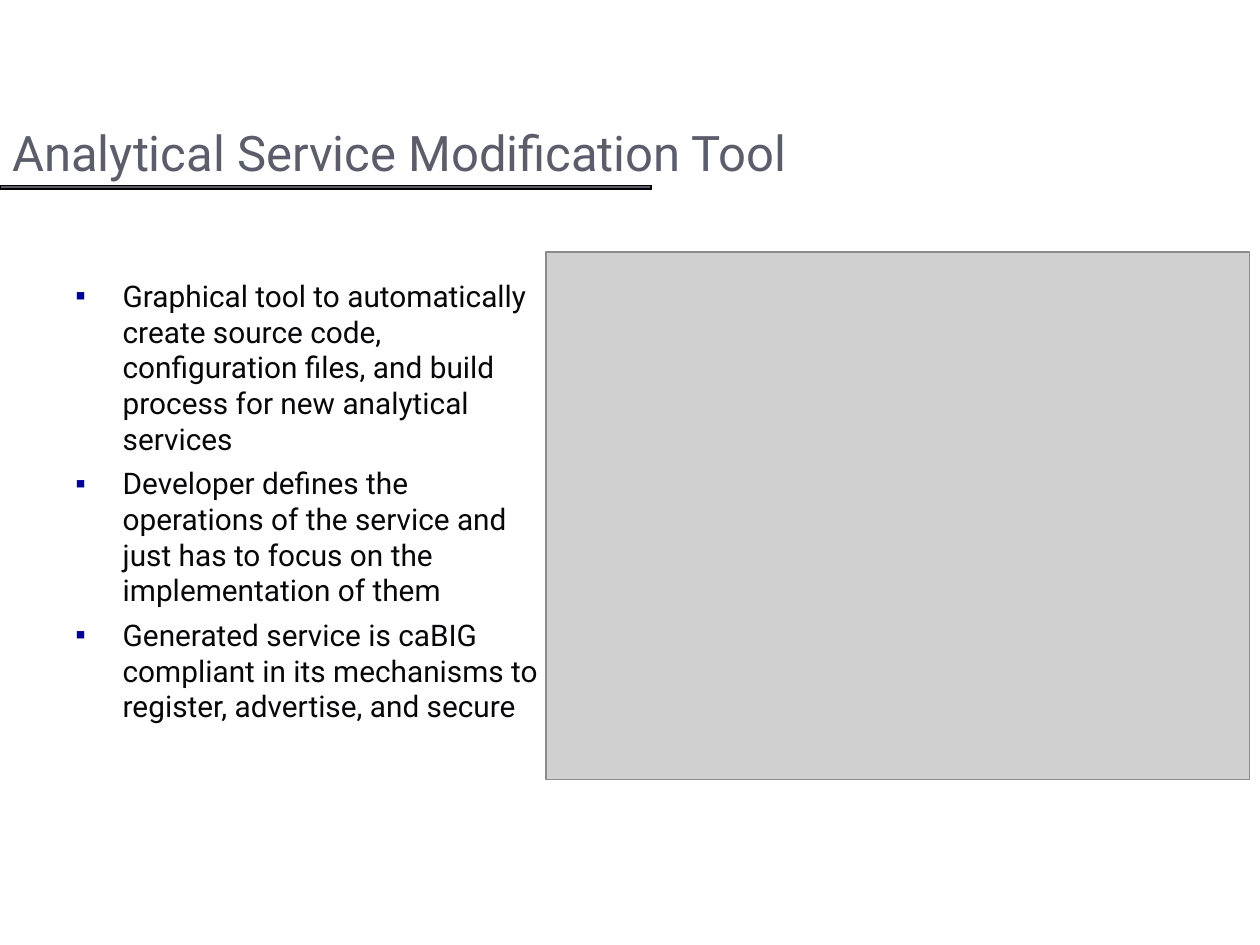
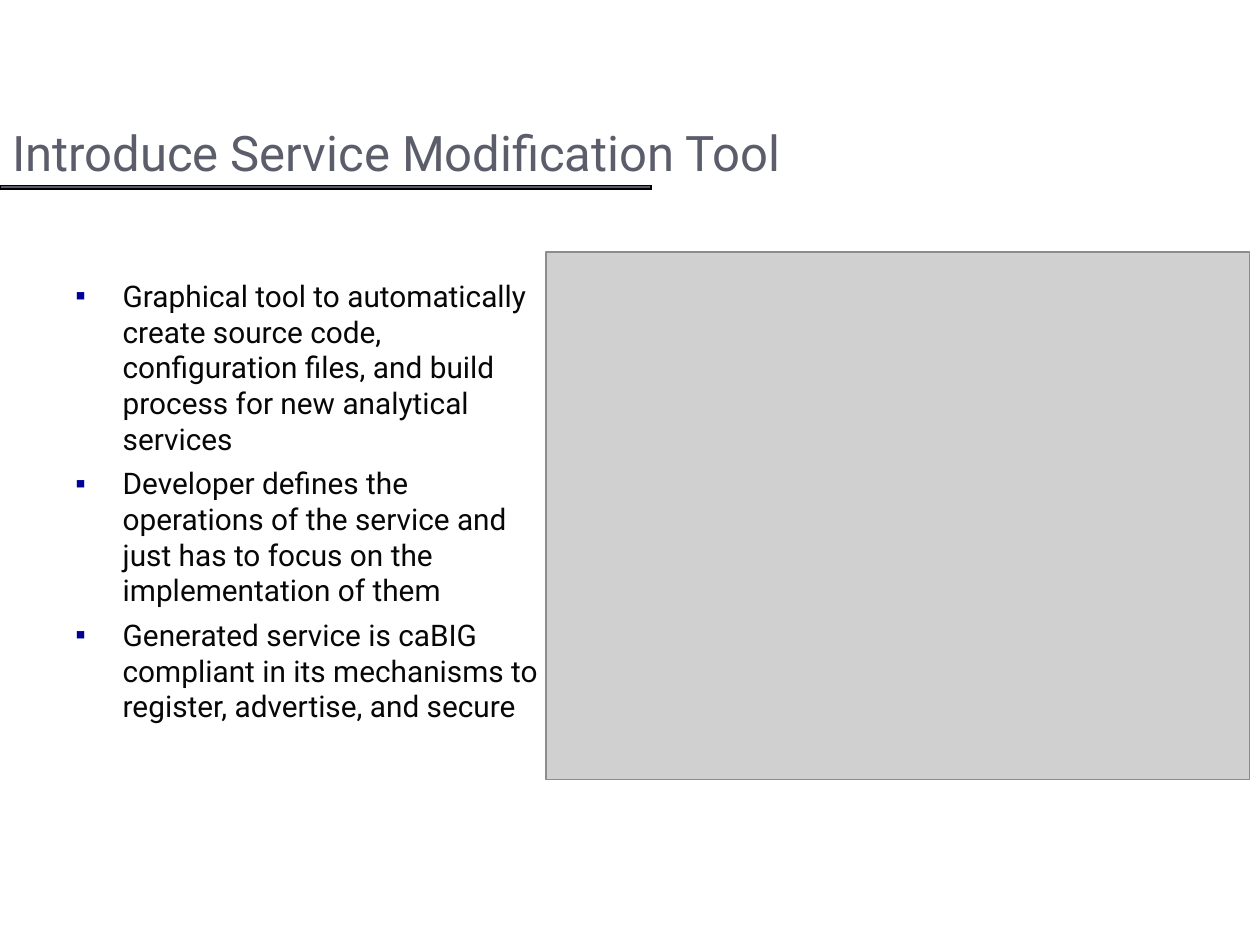
Before and after one commit to NCIP/cagrid-portal, a slide deck: slide 10 of cagrid-1-0/Documentation/presentations/introduce/Introduce_DIALOGUE2.ppt (slide 14 before the commit). Drawn at 1260x945 pixels with LibreOffice and Linux fonts; fonts in the diff are those of the drawing; grey boxes stand for pictures; background and template pictures are left out. Boxes give left, top, right and bottom in pixels: in the first picture for what was removed or moved away, otherwise in the second. Text is boxed around its words. In the diff, an @@ line names an element or a change of style, - is before the commit and + after.

```diff
--- a/cagrid-1-0/Documentation/presentations/introduce/Introduce_DIALOGUE2.ppt
+++ b/cagrid-1-0/Documentation/presentations/introduce/Introduce_DIALOGUE2.ppt
@@ title at (12,134,781,172): text changed @@
-Analytical Service Modification Tool
+Introduce Service Modification Tool
```
Also in this commit, not shown: 12 other slides changed, 1 slide added, 24 slides removed, 1 other file.
